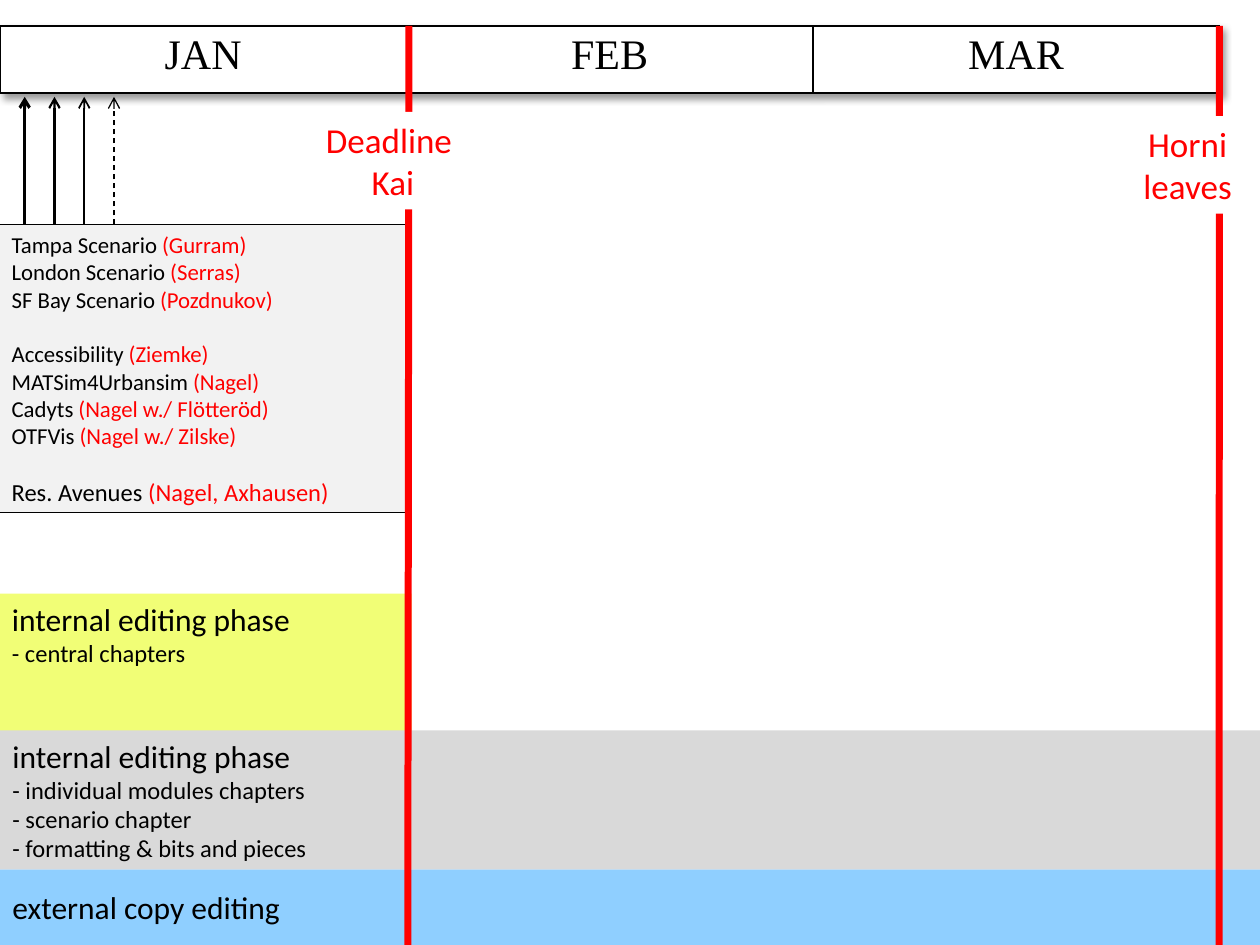
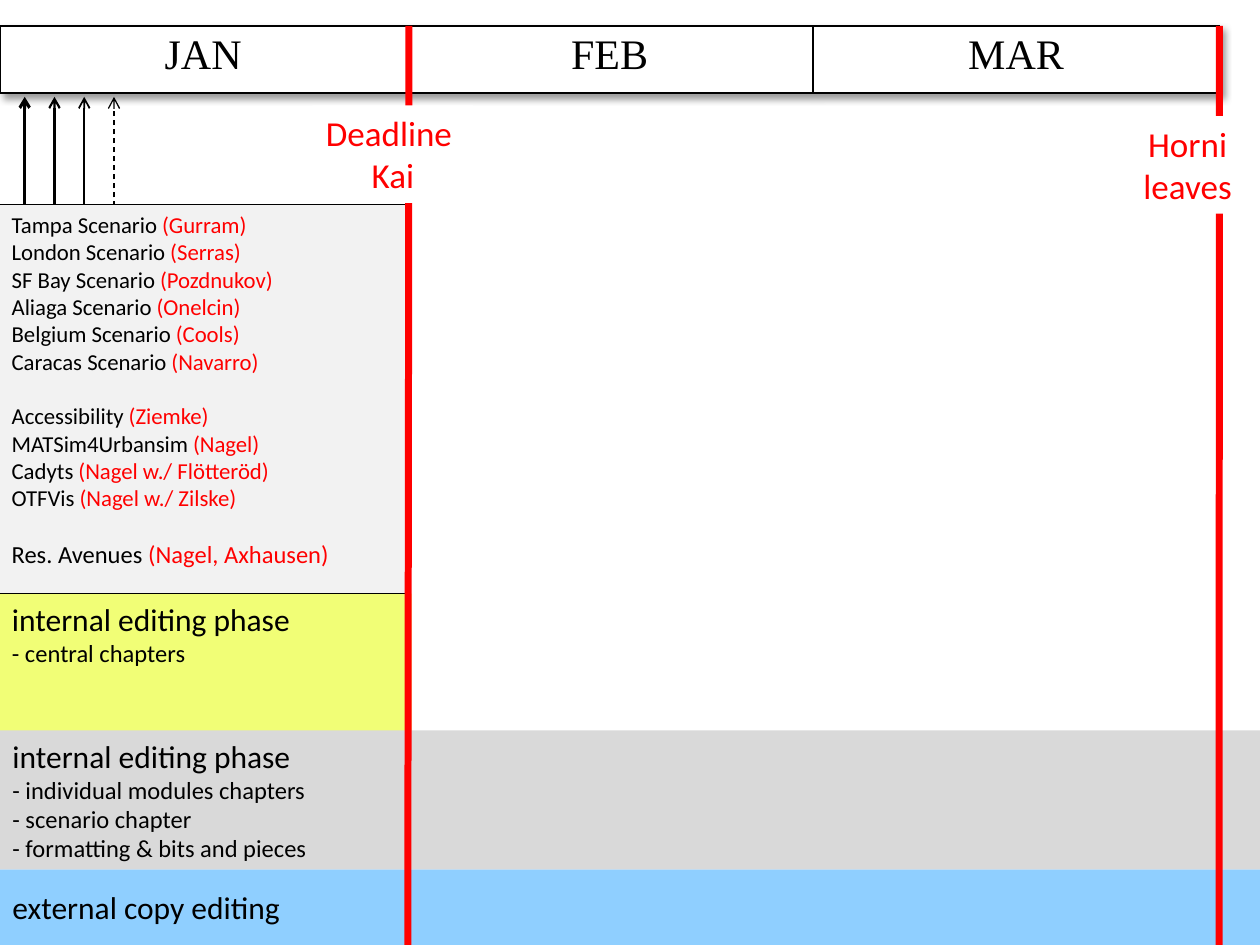
Before and after one commit to sashigurram/book, a slide deck: slide 1 of admin/timeline.pptx. Drawn at 1260x945 pixels with LibreOffice and Linux fonts; fonts in the diff are those of the drawing. Boxes give left, top, right and bottom in pixels: in the first picture for what was removed or moved away, otherwise in the second. Text is boxed around its words. In the diff, an @@ line names an element or a change of style, - is before the commit and + after.

```diff
--- a/admin/timeline.pptx
+++ b/admin/timeline.pptx
@@ rectangle "Deadline": place and size @@
-rectangle "Deadline" at (326, 128, 452, 196)
+rectangle "Deadline" at (312, 106, 474, 203)
@@ rectangle "Tampa Scenario (Gurram)": place and size @@
-rectangle "Tampa Scenario (Gurram)" at (0, 224, 407, 512)
+rectangle "Tampa Scenario (Gurram)" at (0, 204, 407, 593)
@@ text in rectangle at (12, 298, 258, 373): paragraphs added @@
+Aliaga Scenario (Onelcin)
+Belgium Scenario (Cools)
+Caracas Scenario (Navarro)
```
